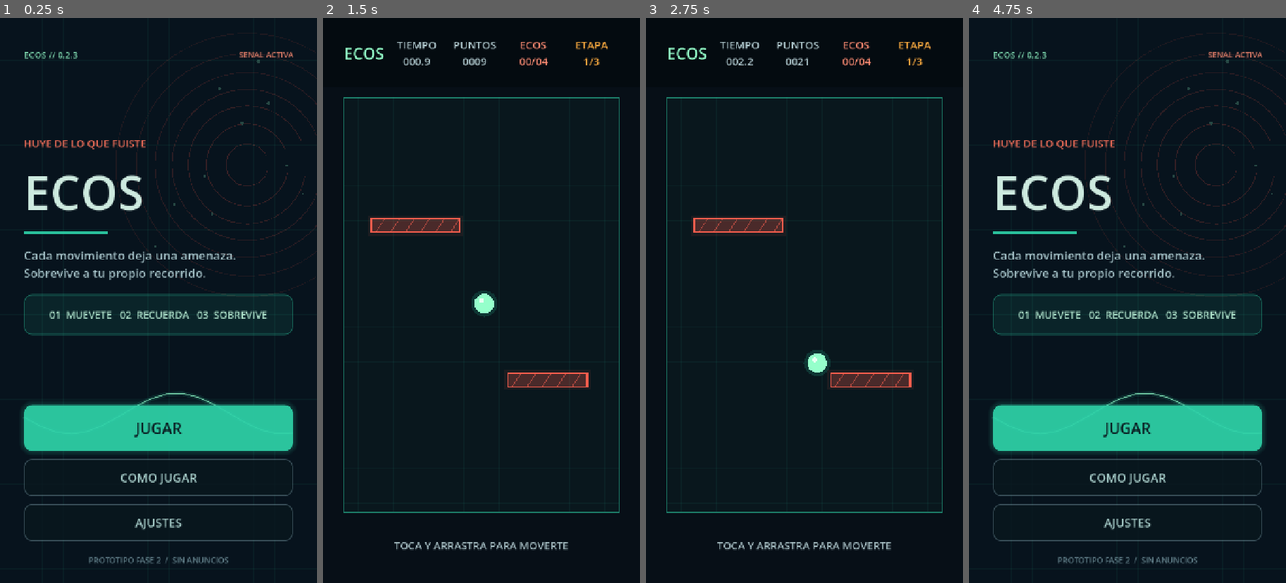
Above: before the commit, frames 1-4 (left to right).
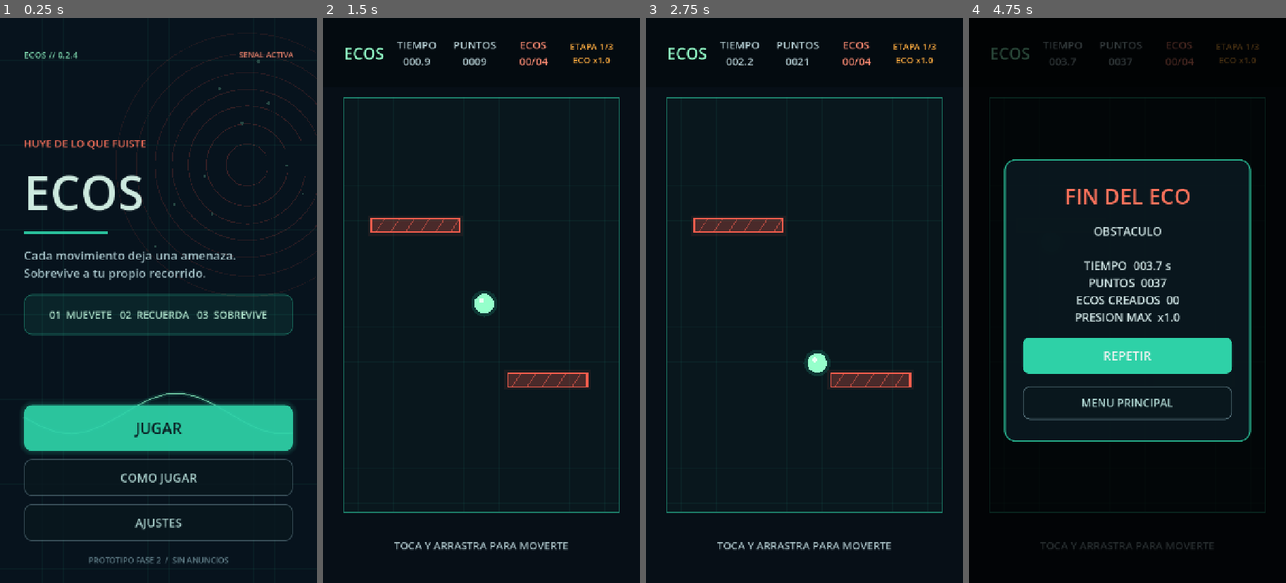
Above: after the commit, the same moments.

Repository: 7yrak/ecos
Game: Godot game, scene res://scenes/app/main.tscn
The game is run twice, just before and just after one commit, with the same random seed, the same clock (stepped at 60 frames per second) and the same inputs.
Inputs (mouse positions are in pixels of both pictures, inside the frame that each line leads up to):
- Up to frame 1 (0.25 s): no input
- Up to frame 2 (1.5 s): click "JUGAR" at 0.5 s; tap Enter at 1.25 s; move the mouse to (551, 272) at 1.27 s; click (551, 272) at 1.42 s
- Up to frame 3 (2.75 s): drag from (741, 328) to (788, 413) at 2.02 s
- Up to frame 4 (4.75 s): move the mouse to (1159, 176) at 2.77 s; click (1159, 176) at 2.92 s; drag from (1111, 413) to (1032, 215) at 3.52 s; move the mouse to (1222, 385) at 4.27 s; click (1222, 385) at 4.42 s

The runs differ from the first frame. In frame 1, less than 0.1% of the frame differs, in the area x 23-25%, y 6-8%; in frame 2, 0.2%; in frame 3, 0.2%; in frame 4, 35%, in the area x 0-100%, y 0-100%.

Commit message:
Counter slow-movement echo exploit

Diff:
--- a/scenes/gameplay/run.tscn
+++ b/scenes/gameplay/run.tscn
@@ -201,8 +201,8 @@
 custom_minimum_size = Vector2(124, 0)
 layout_mode = 2
 theme_override_colors/font_color = Color(1, 0.68, 0.25, 1)
-theme_override_font_sizes/font_size = 24
-text = "ETAPA\n1/3"
+theme_override_font_sizes/font_size = 20
+text = "ETAPA 1/3\nECO x1.0"
 horizontal_alignment = 1
 vertical_alignment = 1
 
--- a/scenes/menu/main_menu.tscn
+++ b/scenes/menu/main_menu.tscn
@@ -138,7 +138,7 @@
 layout_mode = 2
 theme_override_colors/font_color = Color(0.584, 1, 0.796, 0.9)
 theme_override_font_sizes/font_size = 20
-text = "ECOS // 0.2.3"
+text = "ECOS // 0.2.4"
 vertical_alignment = 1
 
 [node name="Spacer" type="Control" parent="Content/Layout/Top"]
@@ -308,7 +308,7 @@
 layout_mode = 2
 theme_override_colors/font_color = Color(0.72, 0.86, 0.86, 1)
 theme_override_font_sizes/font_size = 22
-text = "03  LEE LA ARENA\nRojo: fijo. Dorado: patrulla. Cian: pulso seguro.\nSolo cuatro ecos permanecen activos."
+text = "03  LEE LA ARENA\nRojo: fijo. Dorado: patrulla. Cian: pulso seguro.\nSolo quedan cuatro ecos. Si vas muy lento, aceleran."
 vertical_alignment = 1
 
 [node name="Back" type="Button" parent="TutorialOverlay/Center/Panel/Content"]
--- a/scripts/gameplay/echo_playback.gd
+++ b/scripts/gameplay/echo_playback.gd
@@ -9,6 +9,7 @@
 var _playback_time := 0.0
 var _age := 0.0
 var _hit_reported := false
+var playback_speed := 1.0
 
 
 func _ready() -> void:
@@ -22,7 +23,7 @@
 		return
 
 	_age += delta
-	_playback_time = fmod(_playback_time + delta, _timeline.duration())
+	_playback_time = fmod(_playback_time + delta * playback_speed, _timeline.duration())
 	global_position = _timeline.sample_at(_playback_time)
 	monitoring = _age >= collision_grace and not _hit_reported
 	queue_redraw()
@@ -35,6 +36,11 @@
 	_hit_reported = false
 	if _timeline.is_playable():
 		global_position = _timeline.sample_at(0.0)
+
+
+func set_playback_speed(multiplier: float) -> void:
+	playback_speed = clampf(multiplier, 1.0, 2.0)
+	queue_redraw()
 
 
 func stop() -> void:
@@ -51,7 +57,9 @@
 
 
 func _draw() -> void:
-	var wave := 4.0 + sin(_age * 6.0) * 3.0
+	var wave := 4.0 + sin(_age * 6.0 * playback_speed) * 3.0
 	draw_circle(Vector2.ZERO, 28.0 + wave, Color(1.0, 0.38, 0.31, 0.08))
 	draw_arc(Vector2.ZERO, 24.0 + wave, 0.0, TAU, 36, Color(1.0, 0.45, 0.36, 0.6), 3.0, true)
+	if playback_speed > 1.05:
+		draw_arc(Vector2.ZERO, 31.0 + wave, -PI * 0.75, PI * 0.35, 18, Color(1.0, 0.72, 0.28, 0.75), 3.0, true)
 	draw_circle(Vector2.ZERO, 17.0, Color(1.0, 0.38, 0.31, 0.38))
--- a/scripts/gameplay/echo_timeline.gd
+++ b/scripts/gameplay/echo_timeline.gd
@@ -55,5 +55,12 @@
 	return _times[-1]
 
 
+func travel_distance() -> float:
+	var distance := 0.0
+	for index in range(1, _positions.size()):
+		distance += _positions[index - 1].distance_to(_positions[index])
+	return distance
+
+
 func is_playable() -> bool:
 	return sample_count() >= 2 and duration() > 0.0
--- a/scripts/gameplay/gameplay_feedback.gd
+++ b/scripts/gameplay/gameplay_feedback.gd
@@ -1,7 +1,7 @@
 class_name GameplayFeedback
 extends Node2D
 
-enum Cue { ECHO, PHASE, PULSE, HIT }
+enum Cue { ECHO, PHASE, PULSE, PRESSURE, HIT }
 
 const SAMPLE_RATE := 22050
 const PLAYER_COUNT := 4
@@ -18,6 +18,7 @@
 		_create_tone(520.0, 820.0, 0.13, 0.28),
 		_create_tone(360.0, 980.0, 0.24, 0.3),
 		_create_tone(920.0, 680.0, 0.1, 0.22),
+		_create_tone(310.0, 120.0, 0.2, 0.3),
 		_create_tone(190.0, 52.0, 0.3, 0.38, 0.28),
 	]
 	for _index in PLAYER_COUNT:
@@ -48,6 +49,11 @@
 func play_pulse(world_position: Vector2) -> void:
 	_play(Cue.PULSE)
 	_spawn_ring(world_position, Color(1.0, 0.38, 0.31, 0.9), 2.5)
+
+
+func play_pressure(world_position: Vector2) -> void:
+	_play(Cue.PRESSURE)
+	_spawn_ring(world_position, Color(1.0, 0.68, 0.25, 0.95), 2.8)
 
 
 func play_hit(world_position: Vector2) -> void:
--- a/scripts/gameplay/run_controller.gd
+++ b/scripts/gameplay/run_controller.gd
@@ -10,6 +10,9 @@
 const ECHO_INTERVAL := 5.0
 const SAMPLE_INTERVAL := 0.05
 const MAX_ACTIVE_ECHOES := 4
+const MIN_SEGMENT_DISTANCE := 280.0
+const MAX_ECHO_PRESSURE := 3
+const ECHO_SPEED_STEP := 0.2
 const PATROL_PHASE_TIME := 12.0
 const PULSE_PHASE_TIME := 24.0
 const START_POSITION := Vector2(360.0, 650.0)
@@ -42,6 +45,9 @@
 var _sample_accumulator := 0.0
 var _echo_count := 0
 var _total_echo_count := 0
+var _echo_pressure := 0
+var _max_echo_pressure := 0
+var _echo_speed_multiplier := 1.0
 var _score := 0
 var _current_phase := 1
 var _phase_banner_time := 0.0
@@ -99,6 +105,9 @@
 	_sample_accumulator = 0.0
 	_echo_count = 0
 	_total_echo_count = 0
+	_echo_pressure = 0
+	_max_echo_pressure = 0
+	_echo_speed_multiplier = 1.0
 	_score = 0
 	_current_phase = 1
 	_phase_banner_time = 0.0
@@ -128,11 +137,13 @@
 func _spawn_echo() -> void:
 	_timeline.add_sample(_segment_time, player.global_position)
 	if _timeline.is_playable():
+		_update_echo_pressure(_timeline.travel_distance())
 		if echoes.get_child_count() >= MAX_ACTIVE_ECHOES:
 			_retire_oldest_echo()
 		var echo := ECHO_SCENE.instantiate() as EchoPlayback
 		echoes.add_child(echo)
 		echo.configure(_timeline)
+		echo.set_playback_speed(_echo_speed_multiplier)
 		echo.hit_player.connect(_on_echo_hit_player)
 		_total_echo_count += 1
 		_echo_count = echoes.get_child_count()
@@ -163,7 +174,8 @@
 		(child as EchoPlayback).stop()
 	feedback.play_hit(player.global_position)
 	_flash_screen(Color(1.0, 0.2, 0.16), 0.3, 0.42)
-	result_label.text = "%s\n\nTIEMPO  %05.1f s\nPUNTOS  %04d\nECOS CREADOS  %02d" % [reason, _run_time, _score, _total_echo_count]
+	var max_speed := 1.0 + float(_max_echo_pressure) * ECHO_SPEED_STEP
+	result_label.text = "%s\n\nTIEMPO  %05.1f s\nPUNTOS  %04d\nECOS CREADOS  %02d\nPRESION MAX  x%.1f" % [reason, _run_time, _score, _total_echo_count, max_speed]
 	game_over_overlay.visible = true
 	settings_store.vibrate(70)
 	restart_button.grab_focus()
@@ -184,6 +196,32 @@
 	oldest.stop()
 	echoes.remove_child(oldest)
 	oldest.queue_free()
+
+
+func _update_echo_pressure(segment_distance: float) -> void:
+	var previous_pressure := _echo_pressure
+	if segment_distance < MIN_SEGMENT_DISTANCE:
+		_echo_pressure = mini(MAX_ECHO_PRESSURE, _echo_pressure + 1)
+	else:
+		_echo_pressure = maxi(0, _echo_pressure - 1)
+	_echo_speed_multiplier = 1.0 + float(_echo_pressure) * ECHO_SPEED_STEP
+	_max_echo_pressure = maxi(_max_echo_pressure, _echo_pressure)
+	_apply_echo_speed()
+	if _echo_pressure == previous_pressure:
+		return
+
+	if _echo_pressure > previous_pressure:
+		feedback.play_pressure(player.global_position)
+		_show_banner("RITMO BAJO // ECOS x%.1f" % _echo_speed_multiplier, Color(1.0, 0.48, 0.24), 2.0)
+		_flash_screen(Color(1.0, 0.34, 0.18), 0.1, 0.24)
+	else:
+		_show_banner("RITMO RECUPERADO // ECOS x%.1f" % _echo_speed_multiplier, Color(0.45, 1.0, 0.72), 1.5)
+		_flash_screen(Color(0.18, 0.82, 0.655), 0.07, 0.2)
+
+
+func _apply_echo_speed() -> void:
+	for child in echoes.get_children():
+		(child as EchoPlayback).set_playback_speed(_echo_speed_multiplier)
 
 
 func _update_progression() -> void:
@@ -199,14 +237,19 @@
 	patrol_obstacle.set_progression_active(_current_phase >= 2)
 	pulse_obstacle.set_progression_active(_current_phase >= 3)
 	var phase_name := "PATRULLA ACTIVADA" if _current_phase == 2 else "PULSO ACTIVADO"
-	phase_banner.text = "ETAPA %d // %s" % [_current_phase, phase_name]
+	_show_banner("ETAPA %d // %s" % [_current_phase, phase_name], Color(1.0, 0.78, 0.38), 2.4)
+	feedback.play_phase(player.global_position)
+	_flash_screen(Color(1.0, 0.68, 0.25), 0.12, 0.3)
+
+
+func _show_banner(text: String, color: Color, duration: float) -> void:
+	phase_banner.text = text
+	phase_banner.add_theme_color_override("font_color", color)
 	phase_banner.modulate.a = 1.0
 	phase_banner.pivot_offset = phase_banner.size * 0.5
 	phase_banner.scale = Vector2.ONE * 0.82
 	phase_banner.visible = true
-	_phase_banner_time = 2.4
-	feedback.play_phase(player.global_position)
-	_flash_screen(Color(1.0, 0.68, 0.25), 0.12, 0.3)
+	_phase_banner_time = duration
 	create_tween().tween_property(phase_banner, "scale", Vector2.ONE, 0.24).set_trans(Tween.TRANS_BACK).set_ease(Tween.EASE_OUT)
 
 
@@ -245,4 +288,4 @@
 	time_label.text = "TIEMPO\n%05.1f" % _run_time
 	score_label.text = "PUNTOS\n%04d" % _score
 	echo_label.text = "ECOS\n%02d/%02d" % [_echo_count, MAX_ACTIVE_ECHOES]
-	phase_label.text = "ETAPA\n%d/3" % _current_phase
+	phase_label.text = "ETAPA %d/3\nECO x%.1f" % [_current_phase, _echo_speed_multiplier]
--- a/tests/test_runner.gd
+++ b/tests/test_runner.gd
@@ -22,6 +22,7 @@
 	await _test_run_scene()
 	await _test_arena_progression()
 	await _test_echo_cap()
+	await _test_echo_pressure()
 	await _test_physical_collisions()
 	await _test_ten_run_cycles()
 
@@ -65,6 +66,7 @@
 	_expect(timeline.sample_at(1.5).is_equal_approx(Vector2(20.0, 20.0)), "interpola el segundo tramo")
 	_expect(timeline.sample_at(3.0).is_equal_approx(Vector2(30.0, 20.0)), "limita despues del final")
 	_expect(is_equal_approx(timeline.duration(), 2.0), "informa la duracion")
+	_expect(is_equal_approx(timeline.travel_distance(), sqrt(200.0) + 20.0), "calcula la distancia total recorrida")
 
 
 func _test_timeline_copy() -> void:
@@ -164,13 +166,15 @@
 	var audio_ready := feedback.stream_data_size(GameplayFeedback.Cue.ECHO) > 0 \
 		and feedback.stream_data_size(GameplayFeedback.Cue.PHASE) > 0 \
 		and feedback.stream_data_size(GameplayFeedback.Cue.PULSE) > 0 \
+		and feedback.stream_data_size(GameplayFeedback.Cue.PRESSURE) > 0 \
 		and feedback.stream_data_size(GameplayFeedback.Cue.HIT) > 0
-	_expect(audio_ready, "genera los cuatro sonidos procedurales")
+	_expect(audio_ready, "genera los cinco sonidos procedurales")
 
 	run._physics_process(5.1)
 	_expect(echoes.get_child_count() == 1, "crea un eco al completar el intervalo")
-	var echo := echoes.get_child(0) as Area2D
+	var echo := echoes.get_child(0) as EchoPlayback
 	_expect(echo.collision_layer == 2 and echo.collision_mask == 1, "capas fisicas del eco")
+	_expect(is_equal_approx(echo.playback_speed, 1.2), "un segmento inmovil acelera el primer eco")
 	_expect(feedback.last_cue == GameplayFeedback.Cue.ECHO, "crear un eco reproduce su sonido")
 	_expect(feedback.active_ring_count() > 0, "crear un eco genera una onda visual")
 
@@ -213,7 +217,7 @@
 	await process_frame
 	_expect(not patrol.collision_shape.disabled, "la patrulla activa su colision")
 	run._update_hud()
-	_expect((run.get_node("UI/TopBar/Margin/Stats/Phase") as Label).text == "ETAPA\n2/3", "el HUD informa la segunda etapa")
+	_expect((run.get_node("UI/TopBar/Margin/Stats/Phase") as Label).text == "ETAPA 2/3\nECO x1.0", "el HUD informa etapa y ritmo")
 	var patrol_start := patrol.position
 	patrol.set_physics_process(false)
 	patrol._physics_process(1.0)
@@ -236,7 +240,7 @@
 	run._restart()
 	await process_frame
 	_expect(not patrol.progression_active and not pulse.progression_active, "repetir reinicia los obstaculos progresivos")
-	_expect((run.get_node("UI/TopBar/Margin/Stats/Phase") as Label).text == "ETAPA\n1/3", "repetir vuelve a la primera etapa")
+	_expect((run.get_node("UI/TopBar/Margin/Stats/Phase") as Label).text == "ETAPA 1/3\nECO x1.0", "repetir vuelve a la primera etapa")
 	run.queue_free()
 	await process_frame
 
@@ -254,6 +258,39 @@
 	run._end_run("PRUEBA DE LIMITE")
 	var result := (run.get_node("UI/GameOver/Center/Panel/Content/Result") as Label).text
 	_expect(result.contains("ECOS CREADOS  06"), "el resultado conserva los ecos creados")
+	run.queue_free()
+	await process_frame
+
+
+func _test_echo_pressure() -> void:
+	var run := RunScene.instantiate() as RunController
+	root.add_child(run)
+	await process_frame
+	run.set_physics_process(false)
+	var feedback := run.get_node("Feedback") as GameplayFeedback
+	run._update_echo_pressure(0.0)
+	_expect(run._echo_pressure == 1, "un recorrido corto aumenta la presion")
+	_expect(feedback.last_cue == GameplayFeedback.Cue.PRESSURE, "la presion reproduce una alerta")
+	_expect((run.get_node("UI/PhaseBanner") as Label).text.contains("ECOS x1.2"), "la alerta explica la aceleracion")
+	run._update_echo_pressure(0.0)
+	run._update_echo_pressure(0.0)
+	_expect(run._echo_pressure == RunController.MAX_ECHO_PRESSURE, "la presion tiene tres niveles")
+	_expect(is_equal_approx(run._echo_speed_multiplier, 1.6), "la presion maxima acelera a x1.6")
+
+	run._physics_process(5.1)
+	var echo := run.get_node("Echoes").get_child(0) as EchoPlayback
+	_expect(is_equal_approx(echo.playback_speed, 1.6), "el eco nuevo recibe la presion maxima")
+	run._update_echo_pressure(500.0)
+	_expect(run._echo_pressure == 2 and is_equal_approx(echo.playback_speed, 1.4), "moverse reduce la presion de ecos existentes")
+	_expect((run.get_node("UI/PhaseBanner") as Label).text.contains("RITMO RECUPERADO"), "la recuperacion se comunica al jugador")
+	run._update_echo_pressure(500.0)
+	run._update_echo_pressure(500.0)
+	_expect(run._echo_pressure == 0 and is_equal_approx(echo.playback_speed, 1.0), "la actividad recupera el ritmo normal")
+
+	run._update_echo_pressure(0.0)
+	run._restart()
+	await process_frame
+	_expect(run._echo_pressure == 0 and is_equal_approx(run._echo_speed_multiplier, 1.0), "repetir reinicia la presion")
 	run.queue_free()
 	await process_frame
 
Not shown, changed: export_presets.cfg
Not shown, changed: README.md
Not shown, changed: docs/BITACORA.md
Not shown, changed: docs/DECISIONES.md
Not shown, changed: docs/ESTADO.md
Not shown, changed: docs/GDD.md
Not shown, changed: docs/ROADMAP.md
Not shown, changed: releases/ECOS-0.2.3-android.apk
Not shown, added: releases/ECOS-0.2.4-android.apk
Not shown, changed: scripts/dev/export_android_release.sh
